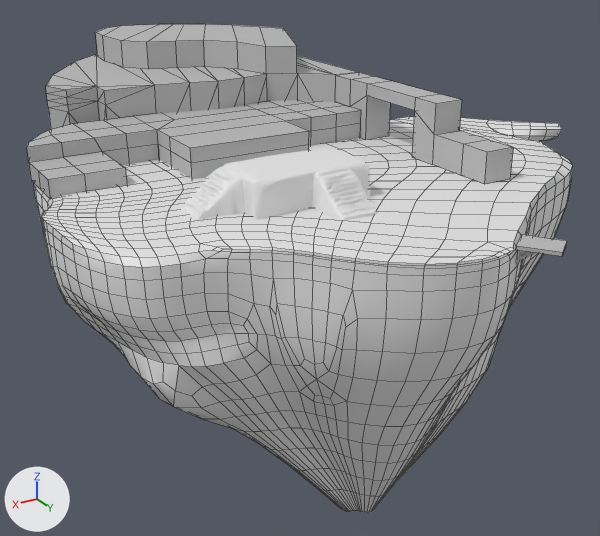
Two versions of the Blender file ZeldaLike TING/Assets/Art/Meshes/Environment/Iles/Ile2.blend, one commit apart.
The view is the same before and after, from a camera (50 mm lens) standing at (-54.2, 98.7, 47.5) and looking at (-123.1, -16.2, -9.9). Arrows for +X, +Y and +Z are at lower left; the lights stay in place. Mesh edges are drawn as thin lines on the coarser meshes.

Names of what the first picture shows: 'Cube', 'Escalier_Droit_Mesh:008', 'Escalier_Droit_Mesh:008.001', 'Floor_1', 'Floor_2', 'Island_04.001_Scene.084', 'Island_main_02', 'Island_main_03', '___PONTON'.
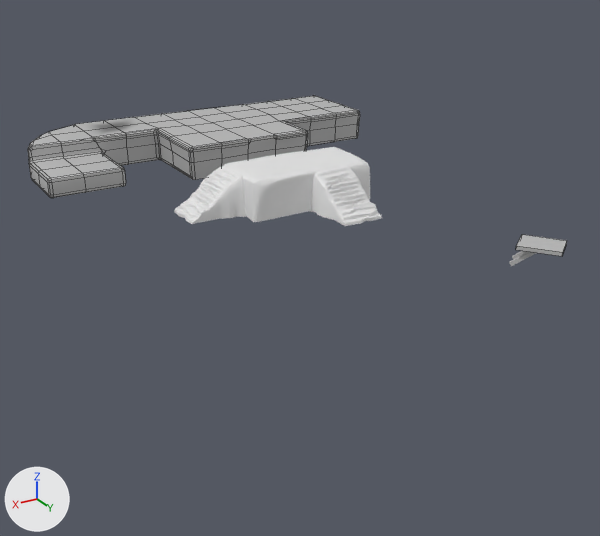
Boxes (x1, y1, x2, y2) around the edits, measured in the pictures (600 x 536 px; the box of a moved part takes in the faces that stretch with it):
'Island_04.001_Scene.084', hidden: before (34, 116, 573, 512)
'Floor_1', reshaped, moved, turned: before (27, 100, 361, 199); after (28, 96, 360, 198)
'Island_main_02', hidden: before (46, 54, 357, 130)
'Floor_2', hidden: before (335, 72, 514, 184)
'Island_main_03', hidden: before (95, 24, 297, 74)
part 1 of me_scene_006, built on: before (27, 100, 361, 199); after (28, 96, 360, 198)
part 3 of me_island_04_001_scene_084, moved or reshaped (not visible afterwards): before (147, 190, 539, 353)

What the commit changed:
me_scene_006 is used by ob_floor_1; parent ob_floor_3; location (-1291.0, 325.0, 2186.0); rotation (0.0, 0.624, 0.0), in degrees (0, 36, 0).
me_scene_006 had 116 vertices, 114 faces and spanned x -2250.0..3250.0, y -250.0..250.0, z -375.0..1949.0.
me_scene_006 now has 417 vertices, 413 faces and spans x -2885.0..1945.0, y 72.0..575.0, z 198.0..5009.0.
me_scene_006 part 1: 116 vertices removed from x -2250.0..3250.0, y -250.0..250.0, z -375.0..1949.0; 417 vertices added at x -2885.0..1945.0, y 72.0..575.0, z 198.0..5009.0.
me_scene_006 part 2: the surface is now shaded smooth.
me_island_04_001_scene_084 is used by ob_island_04_001_scene_084; location (0.0, 0.0, 0.0); rotation (1.571, 0.0, 0.0), in degrees (90, 0, 0).
me_island_04_001_scene_084 had 1423 vertices, 1386 faces and spanned x -173.1..-77.6, y -37.2..11.5, z -35.1..32.1.
me_island_04_001_scene_084 now has 1423 vertices, 1386 faces and spans x -173.1..-77.6, y -37.2..11.5, z -35.4..32.1.
me_island_04_001_scene_084 part 3: 137 of 1423 vertices moved; they spanned x -135.7..-87.6, y 4.3..11.5, z -35.1..-9.6 and now span x -135.9..-87.6, y 4.3..11.5, z -35.4..-9.7; mean shift (0.1, 0.0, -0.3); largest move (-126.7, 11.3, -30.0) -> (-127.5, 11.3, -31.4).
Object 'Island_main_02' (ob_island_main_02) is now hidden.
Object 'Floor_1' (ob_floor_1) turns from (0, 36, 0) to (0, 0, 0) degrees about x, y and z.
Object 'Floor_1' (ob_floor_1) moves from (-1291.0, 325.0, 2186.0) to (0.0, 0.0, 0.0).
Object 'Floor_2' (ob_floor_2) is now hidden.
Object 'Island_main_03' (ob_island_main_03) is now hidden.
Object 'Island_04.001_Scene.084' (ob_island_04_001_scene_084) is now hidden.
